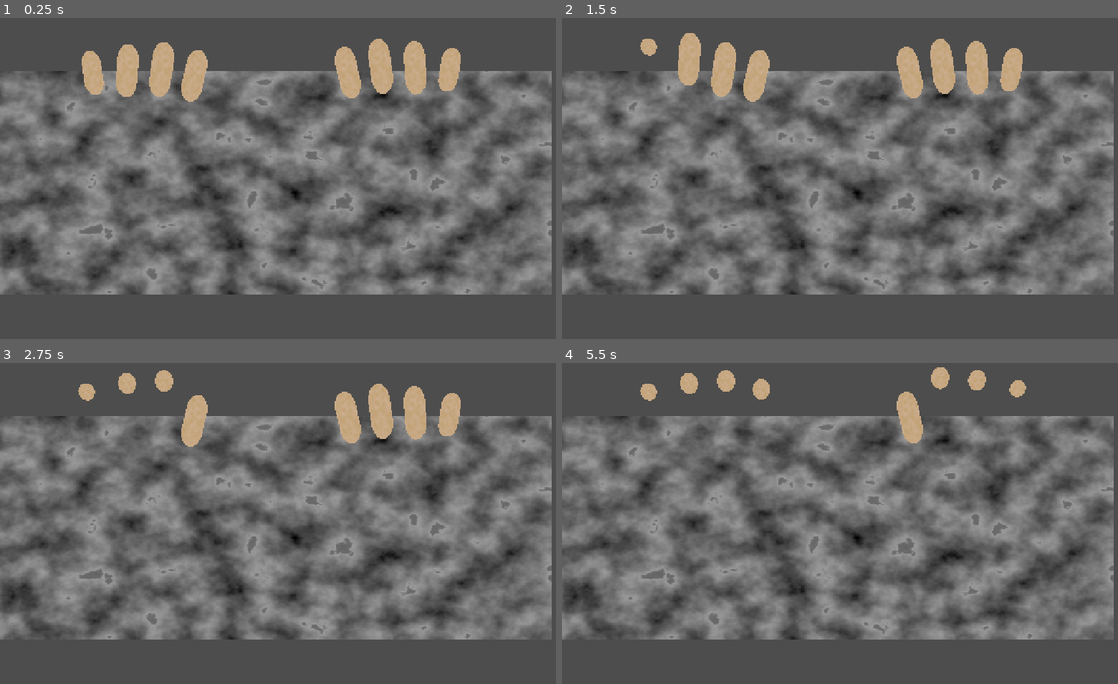
Above: before the commit, frames 1-4 (two rows, left to right).
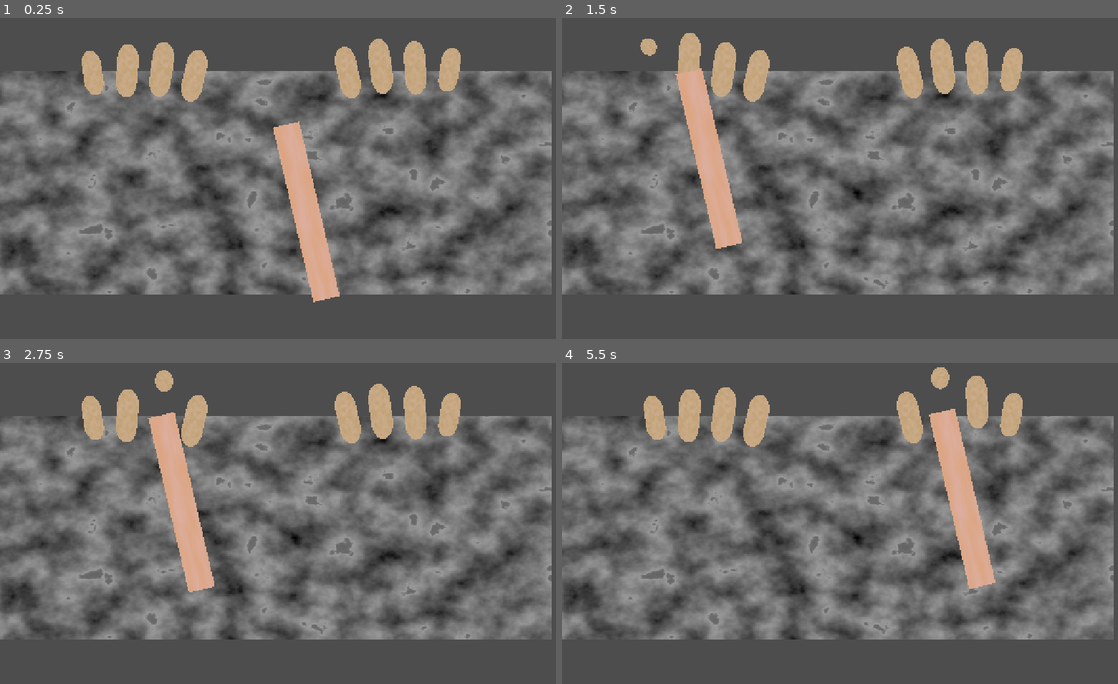
Above: after the commit, the same moments.

Repository: tom-frantz/gmtk-2026
Game: Godot game, scene res://scenes/minigames/finger_hammer/minigame_finger_hammer.tscn
The game is run twice, just before and just after one commit, with the same random seed, the same clock (stepped at 60 frames per second) and the same inputs. This scene is started directly instead of the project's main scene.
Inputs (mouse positions are in pixels of both pictures, inside the frame that each line leads up to):
- Up to frame 1 (0.25 s): no input
- Up to frame 2 (1.5 s): tap Enter at 0.5 s; move the mouse to (656, 72) at 0.52 s; click (656, 72) at 0.6 s; tap Space at 1.25 s; move the mouse to (689, 69) at 1.27 s; click (689, 69) at 1.35 s
- Up to frame 3 (2.75 s): move the mouse to (161, 414) at 2.02 s; click (161, 414) at 2.1 s
- Up to frame 4 (5.5 s): move the mouse to (756, 420) at 2.77 s; click (756, 420) at 2.85 s; move the mouse to (1012, 414) at 3.52 s; click (1012, 414) at 3.6 s; move the mouse to (979, 411) at 4.27 s; click (979, 411) at 4.35 s; move the mouse to (940, 411) at 5.02 s; click (940, 411) at 5.1 s

The runs differ from the first frame. In frame 1, 2.7% of the frame differs, in the area x 49-62%, y 32-89%; in frame 2, 2.6%; in frame 3, 3.9%; in frame 4, 6.3%, in the area x 14-84%, y 2-71%.

Commit message:
feet: Add hammer scene

Diff:
--- /dev/null
+++ b/scenes/minigames/finger_hammer/hammer.gd
@@ -0,0 +1,6 @@
+extends Node2D
+
+# Called every frame. 'delta' is the elapsed time since the previous frame.
+func _process(_delta: float) -> void:
+	var mouse_pos = get_viewport().get_mouse_position()
+	position = mouse_pos
--- /dev/null
+++ b/scenes/minigames/finger_hammer/hammer.tscn
@@ -0,0 +1,24 @@
+[gd_scene format=3 uid="uid://cnt83k4b2un1u"]
+
+[ext_resource type="Script" uid="uid://c810xpmbm2yp0" path="res://scenes/minigames/finger_hammer/hammer.gd" id="1_mheix"]
+
+[sub_resource type="BoxMesh" id="BoxMesh_7tylt"]
+size = Vector3(60, 400, 1)
+
+[sub_resource type="Gradient" id="Gradient_0jjch"]
+colors = PackedColorArray(0.8675319, 0.68598944, 0.6298464, 1, 0.8628777, 0.64031297, 0.48082602, 1)
+
+[sub_resource type="FastNoiseLite" id="FastNoiseLite_r1ynv"]
+
+[sub_resource type="NoiseTexture2D" id="NoiseTexture2D_7tylt"]
+noise = SubResource("FastNoiseLite_r1ynv")
+color_ramp = SubResource("Gradient_0jjch")
+
+[node name="Hammer" type="Node2D" unique_id=641361467]
+script = ExtResource("1_mheix")
+
+[node name="Handle" type="MeshInstance2D" parent="." unique_id=1693229933]
+position = Vector2(43.999996, 195.99998)
+rotation = -0.22853473
+mesh = SubResource("BoxMesh_7tylt")
+texture = SubResource("NoiseTexture2D_7tylt")
--- a/scenes/minigames/finger_hammer/hanging_finger.gd
+++ b/scenes/minigames/finger_hammer/hanging_finger.gd
@@ -2,7 +2,7 @@
 
 class_name HangingFinger2D
 
-@export var loose_time: float = 10
+@export var smash_timeout: float = 1
 var is_smashed: bool = false
 var is_hovered: bool = false
 
@@ -10,14 +10,21 @@
 
 func _input(event: InputEvent) -> void:
 	if event is InputEventMouseButton and event.is_pressed():
-		smash()
+		if is_hovered:
+			smash()
 
 func smash() -> void:
-	if is_hovered:
-		%FingerAnimations.play("hit")
-		is_smashed = true
-		is_hovered = false
-		emit_signal("smashed", self)
+	%FingerAnimations.play("hit")
+	%SmashedTimer.start(smash_timeout)
+	is_smashed = true
+	is_hovered = false
+	emit_signal("smashed", self)
+
+func recover() -> void:
+	%SmashedTimer.stop()
+	is_smashed = false
+	%FingerAnimations.play_backwards("hit")
+
 
 func start_hover() -> void:
 	if not is_smashed:
--- a/scenes/minigames/finger_hammer/hanging_finger.tscn
+++ b/scenes/minigames/finger_hammer/hanging_finger.tscn
@@ -164,5 +164,9 @@
 deterministic = true
 libraries/ = SubResource("AnimationLibrary_u4awx")
 
+[node name="SmashedTimer" type="Timer" parent="." unique_id=2000101401]
+unique_name_in_owner = true
+
 [connection signal="mouse_entered" from="." to="." method="start_hover"]
 [connection signal="mouse_exited" from="." to="." method="end_hover"]
+[connection signal="timeout" from="SmashedTimer" to="." method="recover"]
--- a/scenes/minigames/finger_hammer/minigame_finger_hammer.tscn
+++ b/scenes/minigames/finger_hammer/minigame_finger_hammer.tscn
@@ -1,6 +1,7 @@
 [gd_scene format=3 uid="uid://dq7lh25bpwk60"]
 
 [ext_resource type="PackedScene" uid="uid://dfsmjfq6108nn" path="res://scenes/minigames/finger_hammer/hanging_hand.tscn" id="1_6wff3"]
+[ext_resource type="PackedScene" uid="uid://cnt83k4b2un1u" path="res://scenes/minigames/finger_hammer/hammer.tscn" id="2_wf0d3"]
 
 [sub_resource type="QuadMesh" id="QuadMesh_s8w7s"]
 size = Vector2(1280, 500)
@@ -29,3 +30,6 @@
 [node name="HangingHand2" parent="." unique_id=2017700433 instance=ExtResource("1_6wff3")]
 position = Vector2(873, 369)
 scale = Vector2(-1, 1)
+
+[node name="Hammer" parent="." unique_id=641361467 instance=ExtResource("2_wf0d3")]
+position = Vector2(729, 718)
Not shown, added: scenes/minigames/finger_hammer/hammer.gd.uid
